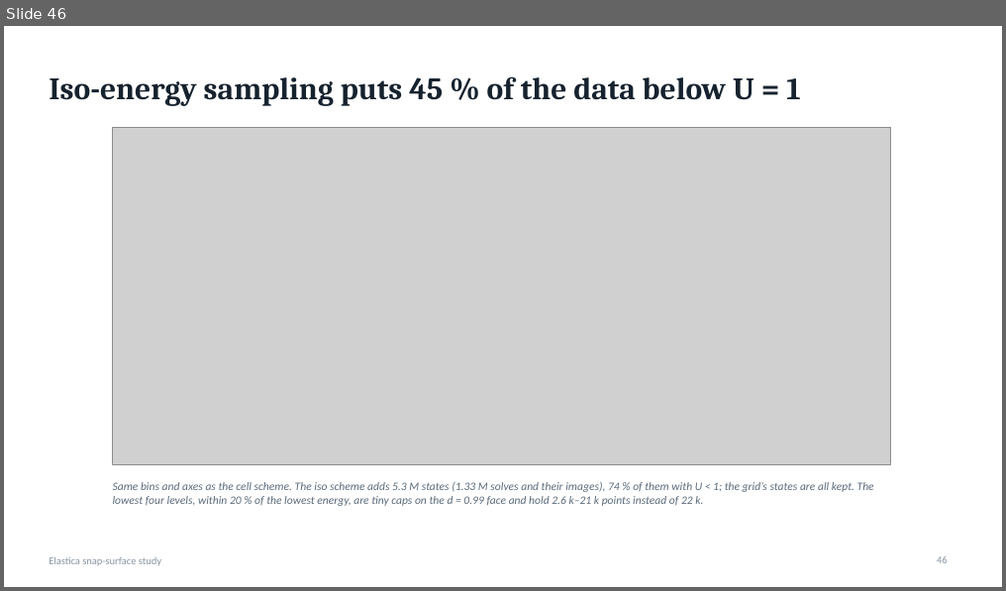
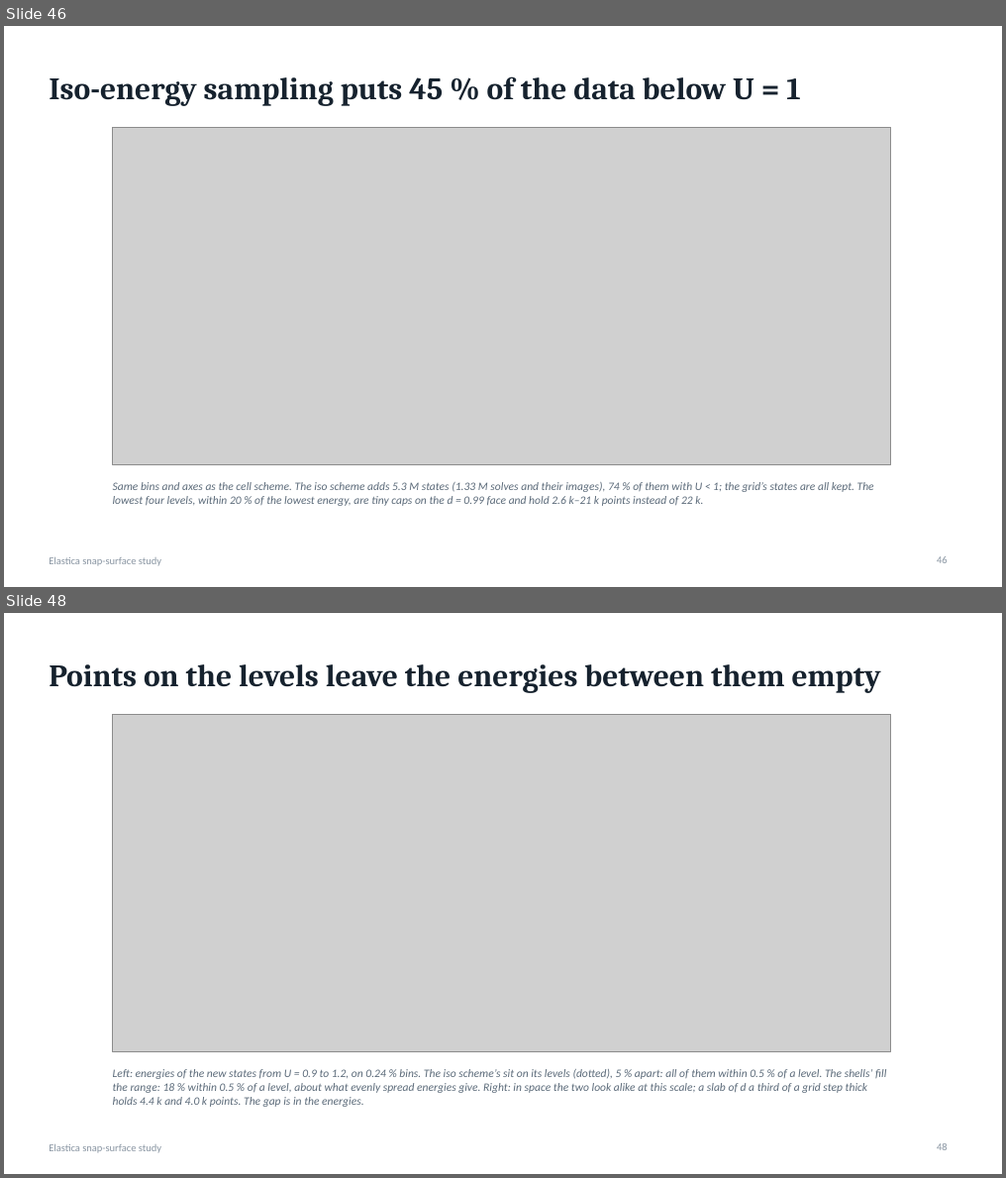
Before and after one commit to grraxx/elastica, a slide deck: presentation/elastica_snap_surface.pptx. Shown one above the other, each under a label of ours: slide 46 before the commit, slides 46 and 48 after it; the slides between them are not shown. The pictures are 1006x591 and 1006x1178 pixels, drawn with LibreOffice and Linux fonts; fonts in the diff are those of the drawing; grey boxes stand for pictures. Boxes give left, top, right and bottom in pixels: in the first picture for what was removed or moved away, otherwise in the second. Text is boxed around its words. In the diff, an @@ line names an element or a change of style, - is before the commit and + after.

```diff
--- a/presentation/elastica_snap_surface.pptx
+++ b/presentation/elastica_snap_surface.pptx
@@ slide 48 added at (x1=4, y1=613, x2=1002, y2=1174), background #FFFFFF; not listed: 1 template element that a slide beside it also shows @@
@@ title added at (x1=49, y1=664, x2=881, y2=693), 30 pt, text #16222E, bold @@
+Points on the levels leave the energies between them empty
@@ picture added at (x1=113, y1=714, x2=891, y2=1052) @@
@@ text added at (x1=113, y1=1069, x2=886, y2=1107), 11 pt, text #5C6B7A, italic @@
+Left: energies of the new states from U = 0.9 to 1.2, on 0.24 % bins. The iso scheme’s sit on its levels (dotted), 5 % apart: all of them within 0.5 % of a level. The shells’ fill the range: 18 % within 0.5 % of a level, about what evenly spread energies give. Right: in space the two look alike at this scale; a slab of d a third of a grid step thick holds 4.4 k and 4.0 k points. The gap is in the energies.
@@ page number added at (x1=937, y1=1144, x2=947, y2=1151), 10 pt, text #8A96A3 @@
+48
```
Also in this commit, not shown: 19 other slides added, 48 other files.
